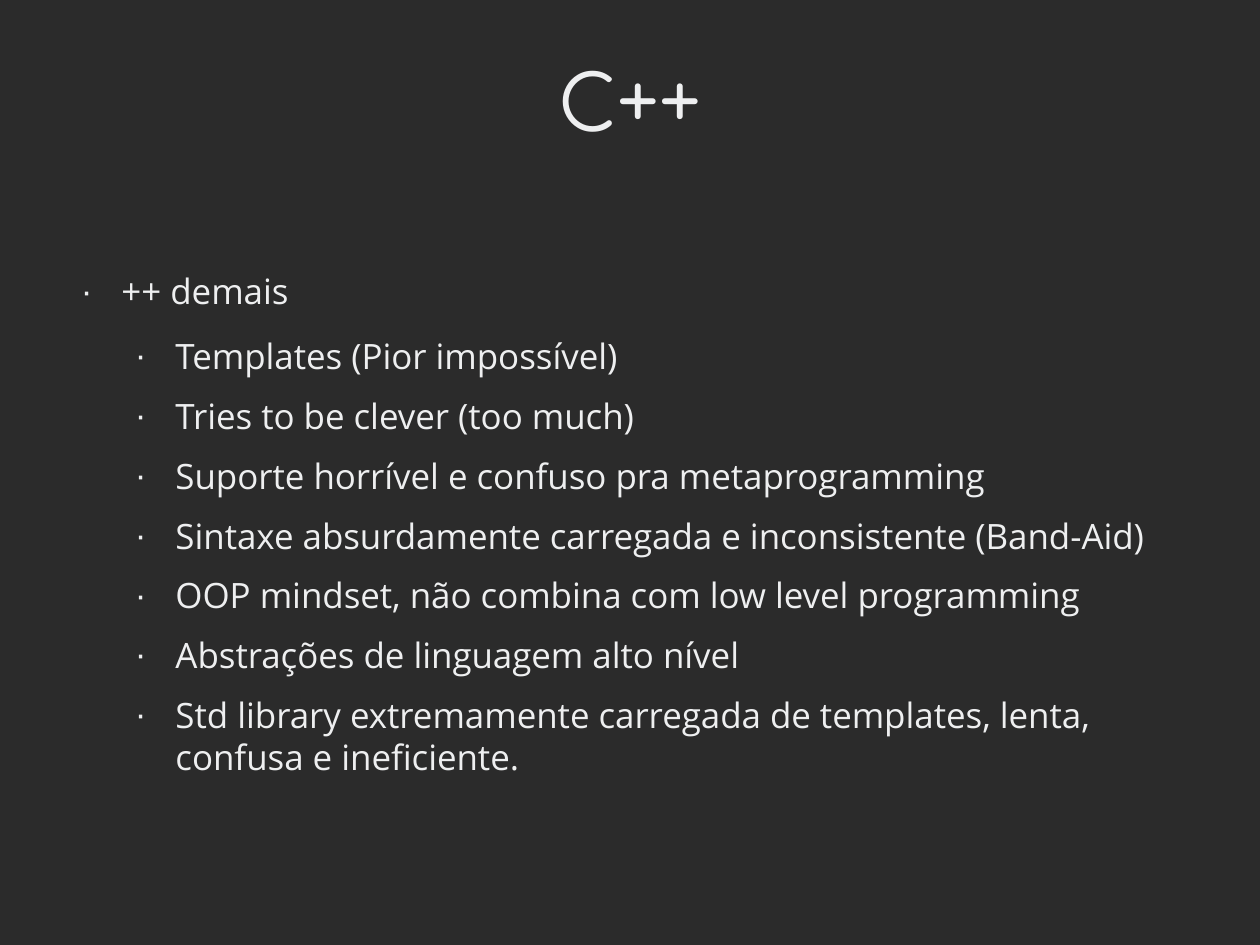
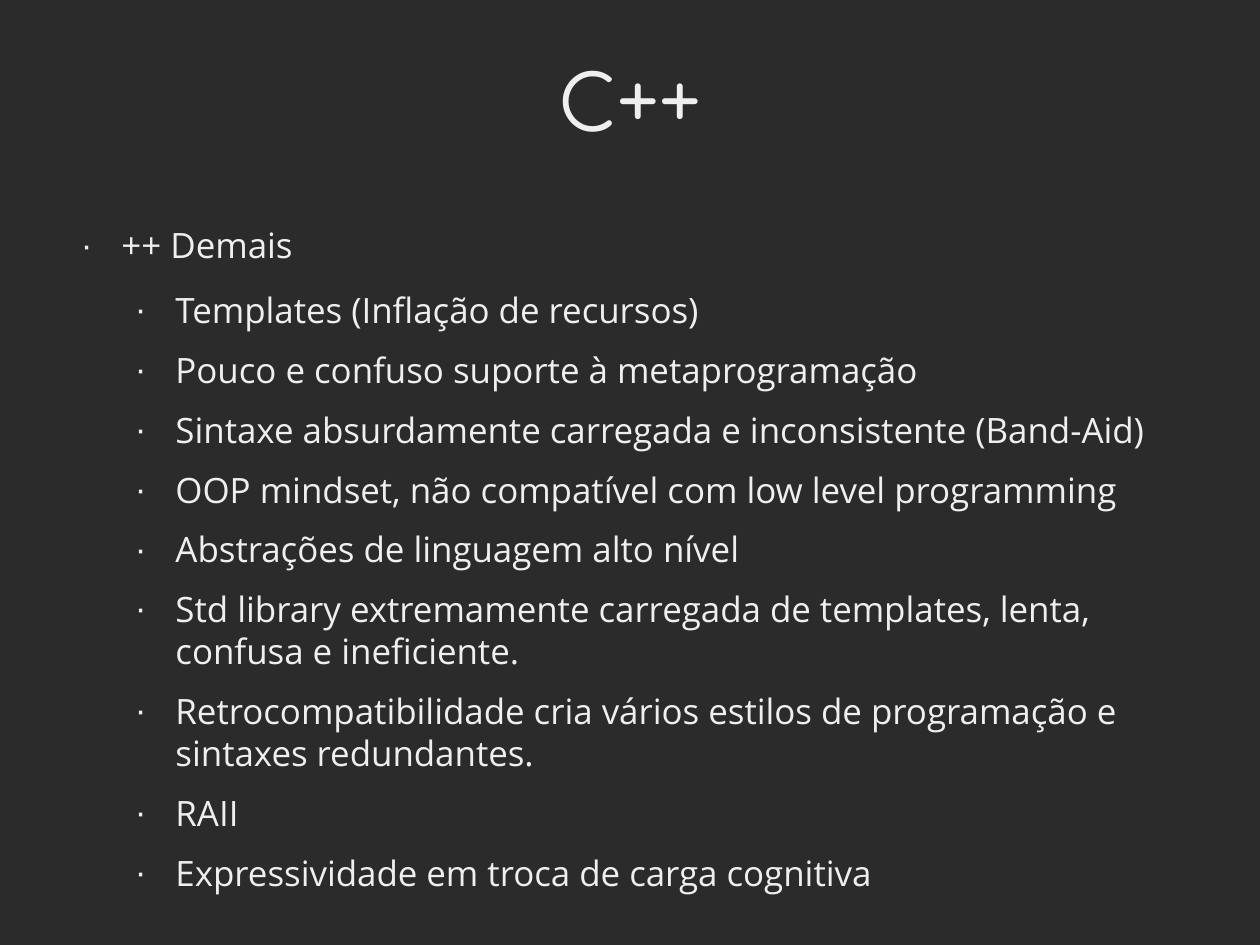
Before and after one commit to Hoshoyo/Light, a slide deck: slide 10 of TCC_Reunião_#1.odp (slide 9 before the commit). Drawn at 1260x945 pixels with LibreOffice and Linux fonts; fonts in the diff are those of the drawing; background and template pictures are left out; a plain dark background stands for a picture behind light text. Boxes give left, top, right and bottom in pixels: in the first picture for what was removed or moved away, otherwise in the second. Text is boxed around its words. In the diff, an @@ line names an element or a change of style, - is before the commit and + after.

Commit message:
Presentation complete

```diff
--- a/TCC_Reunião_#1.odp
+++ b/TCC_Reunião_#1.odp
@@ text "++ Demais": place and size @@
-text "++ Demais" at (170, 277, 1144, 771)
+text "++ Demais" at (170, 232, 1144, 895)
@@ text at (170, 232, 917, 392): text changed @@
-· ++ demais
-  · Templates (Pior impossível)
-  · Tries to be clever (too much)
-  · Suporte horrível e confuso pra metaprogramming
+· ++ Demais
+  · Templates (Inflação de recursos)
+  · Pouco e confuso suporte à metaprogramação
@@ text at (175, 476, 1116, 512): text changed @@
-  · OOP mindset, não combina com low level programming
+  · OOP mindset, não compatível com low level programming
@@ text at (175, 697, 1117, 895): paragraphs added @@
+  · Retrocompatibilidade cria vários estilos de programação e sintaxes redundantes.
+  · RAII
+  · Expressividade em troca de carga cognitiva
```
Also in this commit, not shown: 3 other slides changed, 18 slides added, 6 slides removed, 6 other files.
